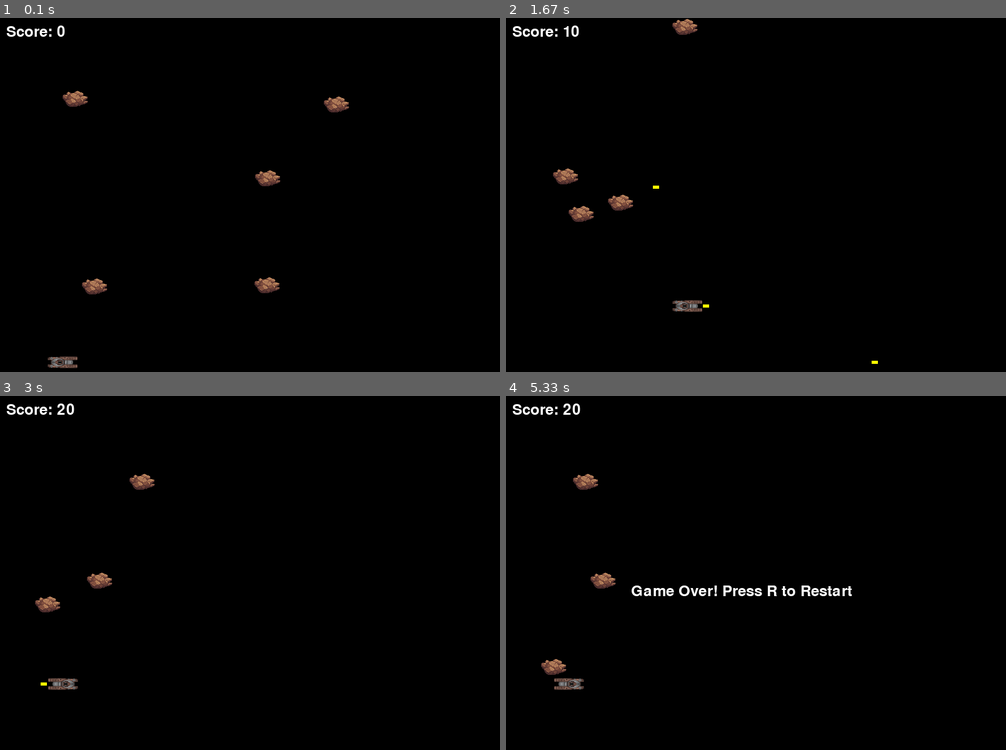
Above: before the commit, frames 1-4 (two rows, left to right).
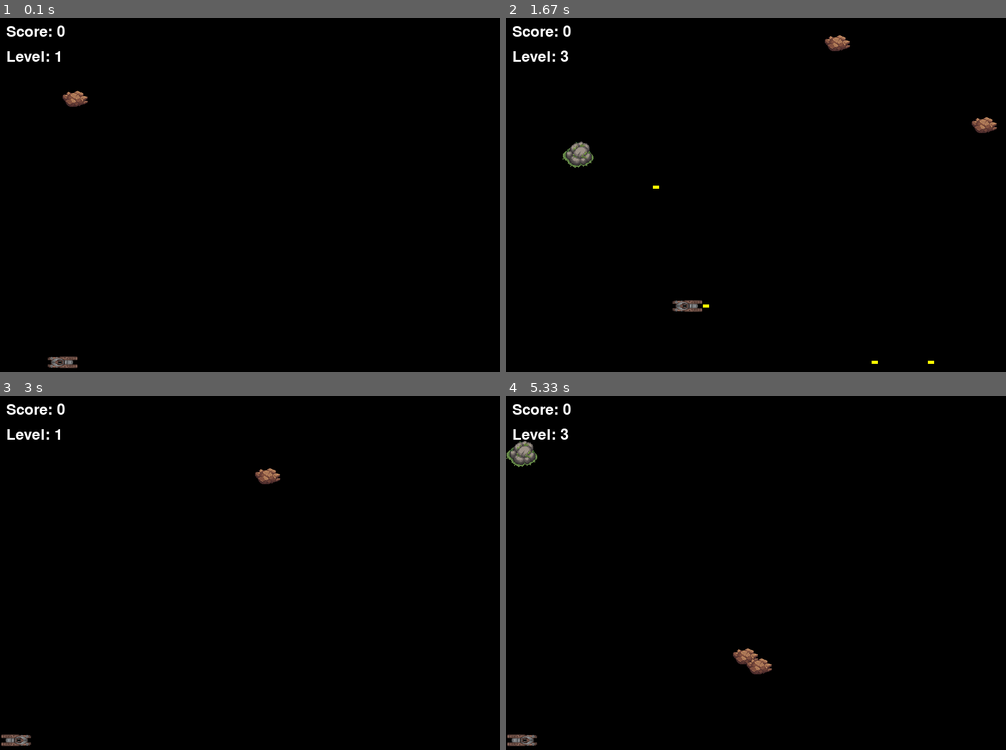
Above: after the commit, the same moments.

Repository: pranjolkoirala/HIT-137-Final-Assessment
Game: pygame game, started from main.py
Same seed, same stepped clock (60 frames per second), same inputs: the game is played once before the commit and once after it.
Inputs:
- Up to frame 1 (0.1 s): no input
- Up to frame 2 (1.67 s): tap 1 at 0.33, 0.82 s; hold Right 0.67-1.13 s; tap Space at 0.73, 1.03, 1.23, 1.57 s; hold Up 1.17-1.47 s; hold Right from 1.5 s (still down)
- Up to frame 3 (3 s): tap Space at 1.87, 2.07, 2.37, 2.63, 2.93 s; release Right at 1.97 s; hold Left 2-2.53 s; tap 1 at 2.15 s; hold R 2.57-2.97 s; hold Left 2.57-2.97 s
- Up to frame 4 (5.33 s): hold Up 3.43-3.8 s; tap Space at 3.5, 3.9, 4.2, 4.57, 4.87, 5.07 s; tap 1 at 3.58, 5.15 s; hold Right 3.83-4.47 s; hold R 4.5-4.97 s; hold Left 4.5-4.97 s; hold Left from 5 s (still down)

The runs differ from the first frame. In frame 1, 0.8% of the frame differs, in the area x 1-70%, y 9-79%; in frame 2, 1.5%; in frame 3, 1.2%; in frame 4, 2.3%, in the area x 0-70%, y 2-99%.

Commit message:
3 levels and boss implemented

Diff:
--- a/main.py
+++ b/main.py
@@ -45,7 +45,6 @@
         self.health = 100
         self.lives = 3
         self.direction = (1, 0)  # Initially facing right
-
 
     def update(self):
         keys = pygame.key.get_pressed()
@@ -78,6 +77,26 @@
 
 
 
+
+class Projectile(pygame.sprite.Sprite):
+    def __init__(self, x, y, direction):
+        super().__init__()
+        self.image = pygame.Surface((10, 5))
+        self.image.fill((255, 255, 0))  # Yellow color for the projectile
+        self.rect = self.image.get_rect()
+        self.rect.center = (x, y)
+        self.speed = 10
+        self.direction = direction  # direction should be a tuple like (1, 0) for right
+
+    def update(self):
+        self.rect.x += self.direction[0] * self.speed
+        self.rect.y += self.direction[1] * self.speed
+
+        # Remove projectile if it goes off screen
+        if self.rect.left < 0 or self.rect.right > SCREEN_WIDTH or self.rect.top < 0 or self.rect.bottom > SCREEN_HEIGHT:
+            self.kill()
+
+
 class EnemyTank(pygame.sprite.Sprite):
     def __init__(self, x, y, level):
         super().__init__()
@@ -124,31 +143,41 @@
             self.image = pygame.transform.scale(self.image_weak, (50, 30))  # Scale the weak image
             return False  # Indicate that the enemy is still alive
 
-
-
-
-class Projectile(pygame.sprite.Sprite):
-    def __init__(self, x, y, direction):
-        super().__init__()
-        self.image = pygame.Surface((10, 5))
-        self.image.fill((255, 255, 0))  # Yellow color for the projectile
-        self.rect = self.image.get_rect()
-        self.rect.center = (x, y)
-        self.speed = 10
-        self.direction = direction  # direction should be a tuple like (1, 0) for right
-
-    def update(self):
-        self.rect.x += self.direction[0] * self.speed
-        self.rect.y += self.direction[1] * self.speed
-
-        # Remove projectile if it goes off screen
-        if self.rect.left < 0 or self.rect.right > SCREEN_WIDTH or self.rect.top < 0 or self.rect.bottom > SCREEN_HEIGHT:
-            self.kill()
+class Collectible(pygame.sprite.Sprite):
+    def __init__(self, x, y, type):
+        super().__init__()
+        self.image = pygame.Surface((20, 20))
+        self.type = type
+        if self.type == 'health':
+            self.image.fill(GREEN)
+        elif self.type == 'extra_life':
+            self.image.fill(WHITE)
+        self.rect = self.image.get_rect()
+        self.rect.center = (x, y)
+
+
+class BossEnemy(EnemyTank):
+    def __init__(self, x, y, level, hits_required):
+        super().__init__(x, y, level)
+        self.image.fill((0, 0, 255))  # Different color (blue) for the boss
+        self.speed = 3 + level  # Boss speed
+        self.health = hits_required  # Set health based on hits required
+        self.image_normal = pygame.image.load('./images/boss.png').convert_alpha()
+        self.image_weak = pygame.image.load('./images/boss.png').convert_alpha()
+        self.image = pygame.transform.scale(self.image_normal, (50, 50))  # Scale the normal image
+        self.rect = self.image.get_rect()
 
 
 def game_loop():
     # Initialize variables for level management
+    level = 1
+    enemies_per_level_1 = 1  # Number of enemies for Level 1
+    enemies_per_level_2 = 2  # Number of enemies for Level 2
+    enemies_per_level_3 = 3  # Number of enemies for Level 3
+    boss_hits_required = 4  # Number of hits required to kill the boss
     enemies_killed = 0
+    total_enemies = enemies_per_level_1  # Start with Level 1 enemy count
+
     player = PlayerTank(100, SCREEN_HEIGHT - 50)
     player_group = pygame.sprite.Group(player)
 
@@ -156,8 +185,9 @@
     enemies = pygame.sprite.Group()
     boss = None
 
-    for _ in range(5):
-        enemy = EnemyTank(random.randint(100, 700), random.randint(50, SCREEN_HEIGHT - 50), 1)
+    # Create initial enemies for level 1
+    for _ in range(total_enemies):
+        enemy = EnemyTank(random.randint(100, 700), random.randint(50, SCREEN_HEIGHT - 50), level)
         enemies.add(enemy)
 
     score = 0
@@ -174,13 +204,30 @@
                     projectile = Projectile(player.rect.centerx, player.rect.centery, player.direction)
                     projectiles.add(projectile)
 
-
+                # Jump to Level 3 if '1' is pressed
+                if event.key == pygame.K_1:
+                    level = 3
+                    enemies_killed = 0  # Reset enemies killed
+                    total_enemies = enemies_per_level_3
+                    enemies.empty()  # Clear any existing enemies
+                    boss = BossEnemy(random.randint(100, 700), random.randint(50, SCREEN_HEIGHT - 50), level, boss_hits_required)  # Create the boss
+                    enemies.add(boss)  # Add boss to enemies
+                    # Create additional regular enemies for level 3
+                    for _ in range(total_enemies - 1):  # One less for the boss
+                        enemy = EnemyTank(random.randint(100, 700), random.randint(50, SCREEN_HEIGHT - 50), level)
+                        enemies.add(enemy)
+
+                # Restart the game if game over and player presses R
+                if game_over and event.key == pygame.K_r:
+                    game_loop()  # Restart the game loop
+                    return
 
         if not game_over:
             # Update game objects
             player_group.update()
             projectiles.update()
             enemies.update()
+
             # Check for collision between player and enemy tanks
             if pygame.sprite.spritecollideany(player, enemies):
                 game_over = True
@@ -189,12 +236,31 @@
             for projectile in projectiles:
                 hit_enemies = pygame.sprite.spritecollide(projectile, enemies, False)
                 for enemy in hit_enemies:
+                    projectile.kill()  # Destroy the projectile on hit
                     if enemy.hit():  # Reduce enemy health and check if it was killed
                         score += 10  # Increment score for killing an enemy
-                        projectile.kill()  # Destroy the projectile on hit
                         break  # Break after the first hit to prevent multiple kills with one projectile
 
-
+            # Check if boss is hit
+            if boss and pygame.sprite.spritecollideany(boss, projectiles):
+                if boss.hit():  # Reduce boss health and check if it was killed
+                    score += 50  # Increment score for killing the boss
+                    boss = None  # Remove the boss
+
+            # Check if all enemies are killed to proceed to the next level
+            if len(enemies) == 0 and level < 3:  # Level 3 does not have a next level
+                pygame.time.wait(1000)  # Wait for 1 second before transitioning to the next level
+                level += 1
+                enemies_killed = 0  # Reset enemies killed
+                if level == 2:
+                    total_enemies = enemies_per_level_2
+                elif level == 3:
+                    total_enemies = enemies_per_level_3
+                enemies.empty()  # Clear any existing enemies
+                # Create new enemies for the next level
+                for _ in range(total_enemies):
+                    enemy = EnemyTank(random.randint(100, 700), random.randint(50, SCREEN_HEIGHT - 50), level)
+                    enemies.add(enemy)
 
         # Draw everything
         screen.fill(BLACK)  # Clear screen with black color
@@ -207,6 +273,10 @@
         score_text = font.render(f'Score: {score}', True, WHITE)
         screen.blit(score_text, (10, 10))
 
+        # Display current level
+        level_text = font.render(f'Level: {level}', True, WHITE)
+        screen.blit(level_text, (10, 50))
+
         # Display game over message
         if game_over:
             game_over_text = font.render('Game Over! Press R to Restart', True, WHITE)
@@ -217,5 +287,5 @@
 
     pygame.quit()
 
-
+# Start the game loop
 game_loop()
Binary file added: images/boss.png
